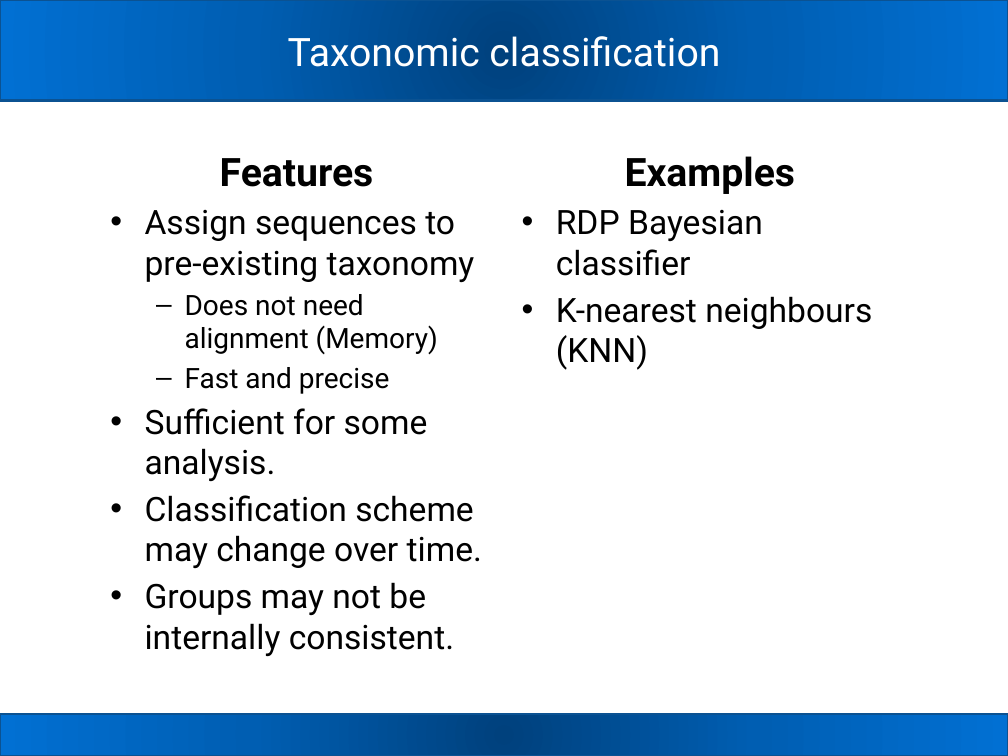
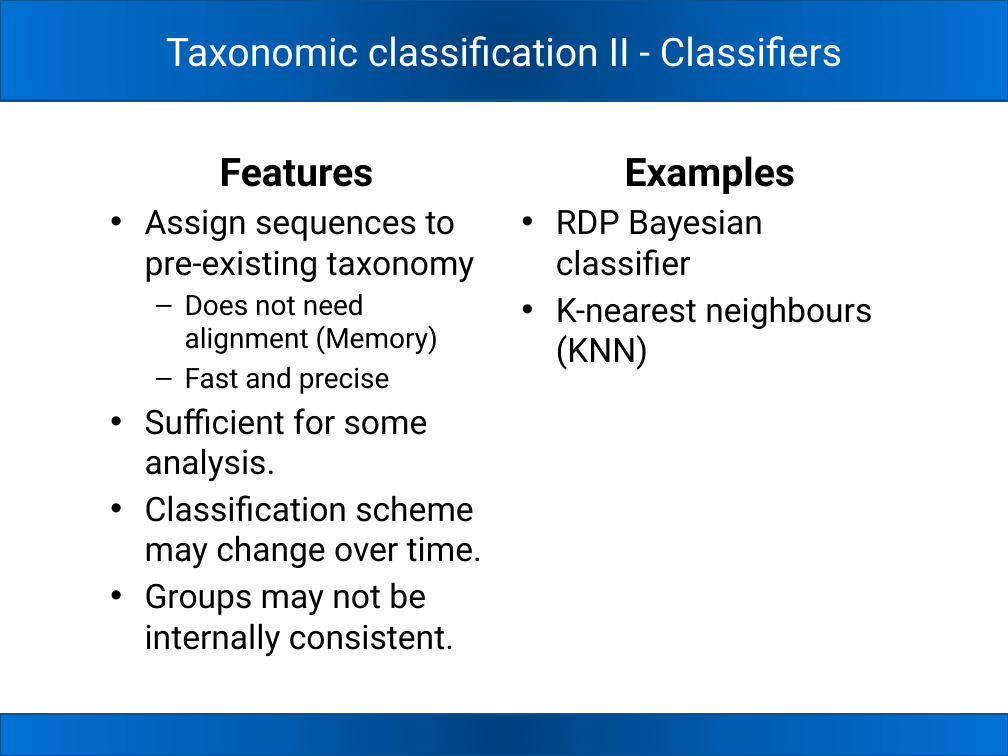
Before and after one commit to carden24/2018_Taller_Genomica_ambiental, a slide deck: slide 9 of W2_16S_analysis.pptx. Drawn at 1008x756 pixels with LibreOffice and Linux fonts; fonts in the diff are those of the drawing. Boxes give left, top, right and bottom in pixels: in the first picture for what was removed or moved away, otherwise in the second. Text is boxed around its words. In the diff, an @@ line names an element or a change of style, - is before the commit and + after.

```diff
--- a/W2_16S_analysis.pptx
+++ b/W2_16S_analysis.pptx
@@ title at box(166, 36, 842, 67): text changed @@
-Taxonomic classification
+Taxonomic classification II - Classifiers
```
Also in this commit, not shown: 7 other slides changed, 5 slides added, 18 other files.
